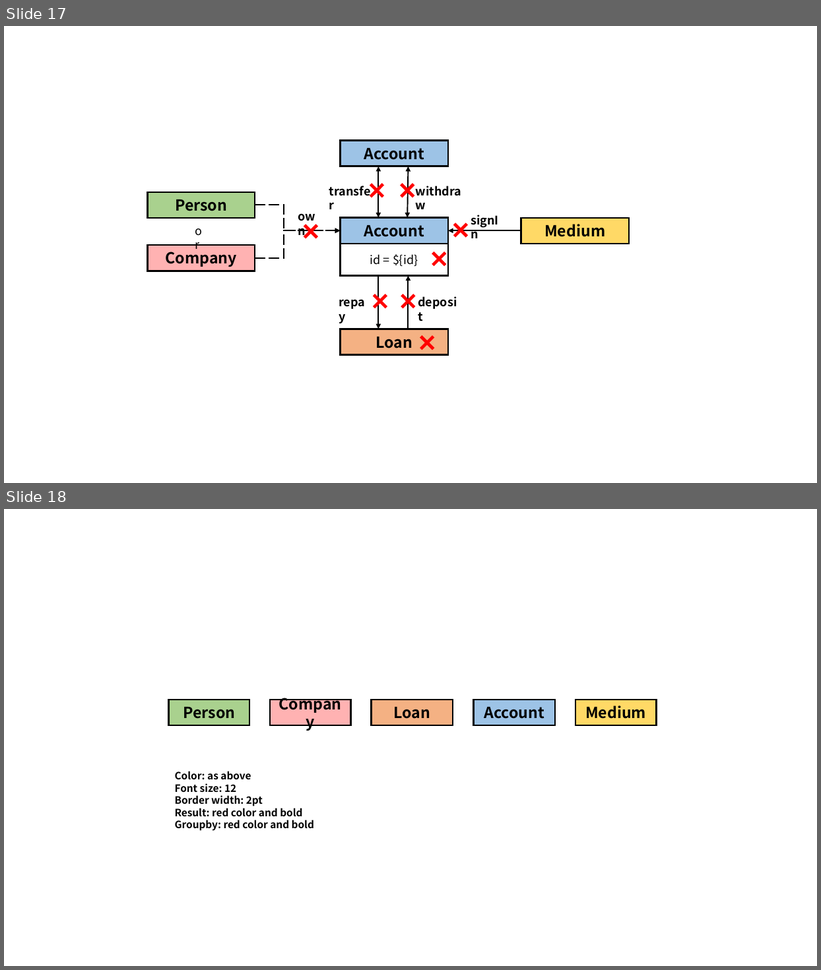
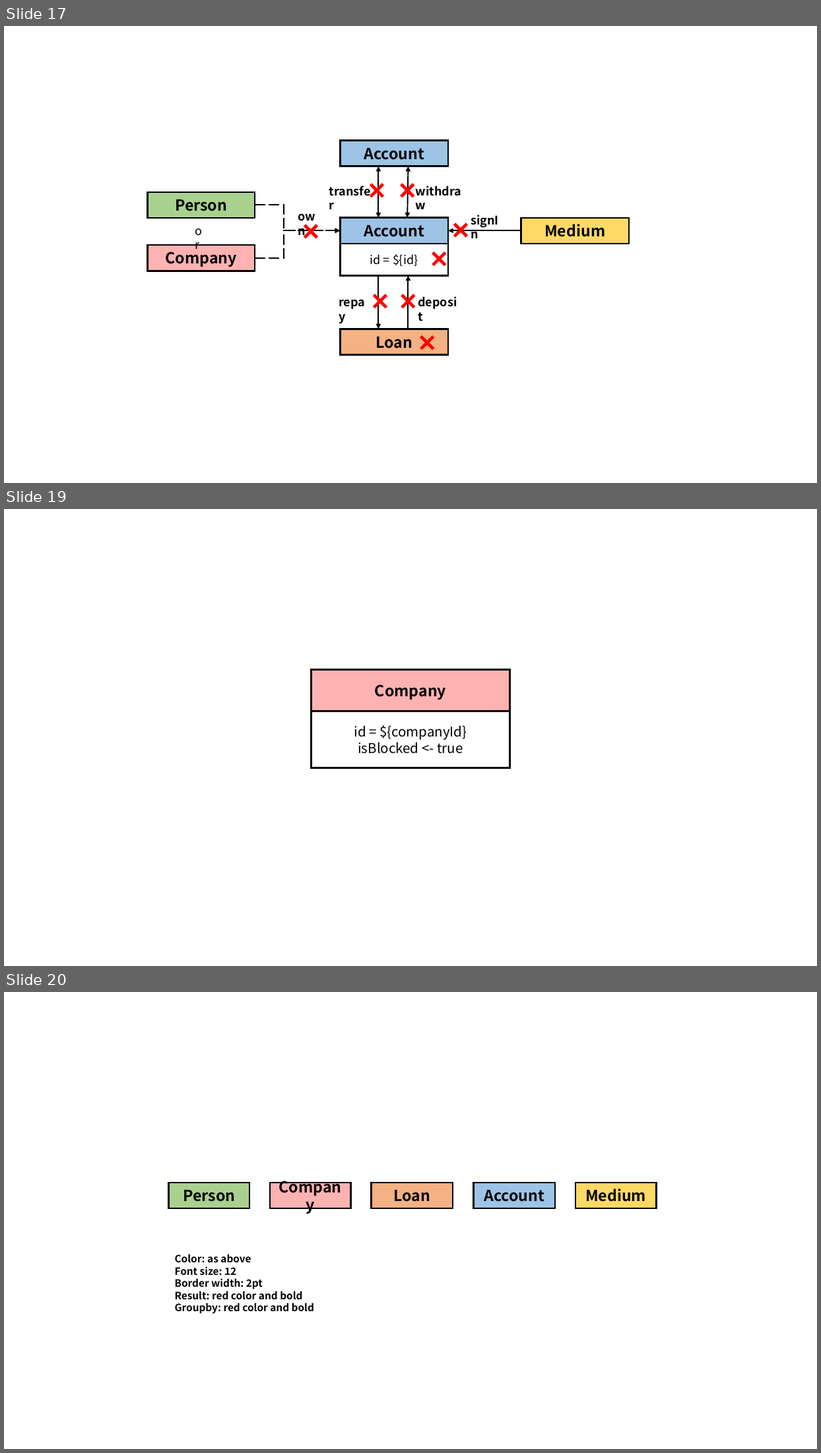
Before and after one commit to ldbc/ldbc_finbench_docs, a slide deck: patterns/transaction-write.pptx. Shown one above the other, each under a label of ours: slides 17 and 18 before the commit, slides 17, 19 and 20 after it; the slides between them are not shown. The pictures are 821x970 and 821x1453 pixels, drawn with LibreOffice and Linux fonts; fonts in the diff are those of the drawing. Boxes give left, top, right and bottom in pixels: in the first picture for what was removed or moved away, otherwise in the second. Text is boxed around its words. In the diff, an @@ line names an element or a change of style, - is before the commit and + after.

```diff
--- a/patterns/transaction-write.pptx
+++ b/patterns/transaction-write.pptx
@@ slide 19 added at box(4, 509, 817, 966), background #FFFFFF @@
@@ rectangle added at box(312, 670, 510, 712), fill #FF0000 at 30% opacity, outline #000000 2 pt, 18 pt, text #000000, bold @@
+Company
@@ rectangle added at box(312, 712, 510, 768), outline #000000 2 pt, 16 pt, text #000000 @@
+id = ${companyId}
+isBlocked <- true
@@ what was slide 18 is now slide 20 @@
```
Also in this commit, not shown: 1 other slide added, 5 other files.
